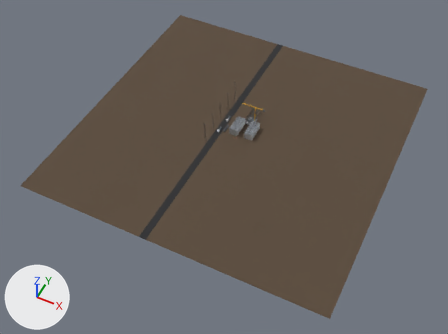
The Blender file nvidia-blender/blender/v2_build.blend: old version first, new version second.
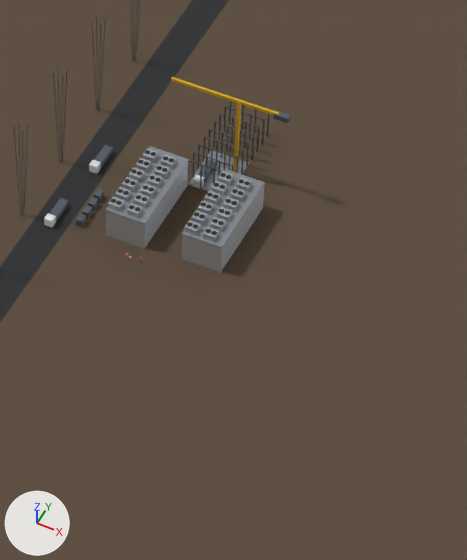
The first picture shows the older version from a camera (50 mm lens) standing at (24138.0, -52641.0, 58165.0) and looking at (-657.0, -3052.0, -3822.0). The close-ups show the older and then the newer version on the part from 47% to 67% of the width and 26% to 59% of the height of that picture. Only the edits that show in the close-ups are written down. Arrows for +X, +Y and +Z are at lower left; the lights stay in place.

Names of what the first close-up shows: 'CraneJib', 'Ground', 'Hall0', 'Hall1', 'HallRoof0', 'HallRoof1', 'Road' and 60 more.
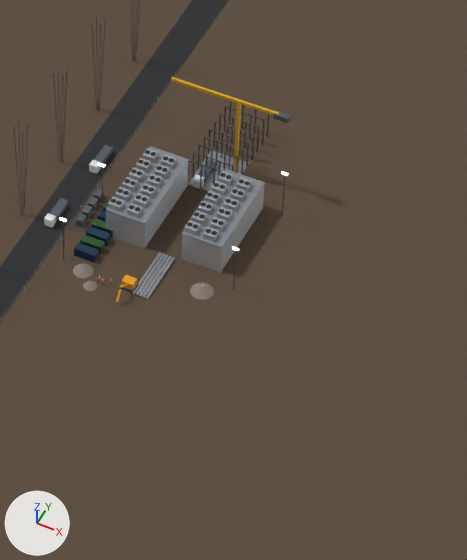
What differs and where, as boxes [x1, y1, x2, y2] in the close-ups (467 x 560 px):
'Gen0', added: after [74, 243, 99, 263]
'Cone.002', added: after [190, 283, 214, 300]
'Gen1', added: after [80, 234, 105, 255]
'Gen2', added: after [86, 226, 111, 246]
'Cone', added: after [73, 263, 93, 278]
'Gen3', added: after [91, 218, 113, 238]
'Cylinder.052', added: after [145, 257, 175, 300]
'Cylinder.049', added: after [135, 253, 165, 296]
'ExcBody', added: after [121, 275, 137, 290]
'Cylinder.050', added: after [138, 255, 168, 297]
'Cylinder.051', added: after [142, 256, 172, 299]
'Cylinder.048', added: after [131, 252, 162, 295]
'Cone.001', added: after [83, 281, 97, 291]
'Gen4', added: after [97, 210, 106, 221]
'ExcTrack', added: after [119, 283, 139, 293]
'ExcStick', added: after [116, 289, 122, 302]
'ExcArm', added: after [120, 283, 128, 288]
'MastHead2', added: after [232, 247, 239, 251]
'MastHead3', added: after [281, 171, 288, 176]
'MastHead0', added: after [60, 218, 66, 222]
'MastHead1', added: after [99, 163, 105, 167]

Edits to the bpy script that builds the scene:
```text
Add mat_gravel:
    mat_gravel = bpy.data.materials.new('Gravel')
    # nodes: BsdfPrincipled, Bump, Mapping, Math, OutputMaterial, TexCoord, TexNoise
    # colours: grey #8b8178
Change ob_sphere:
    ob_sphere.location: (-300.0, -999.0, 178.0) -> (-1429.0, 19496.0, -1800.0)
Change ob_sphere_001:
    ob_sphere_001.location: (-180.0, -1059.0, 178.0) -> (-1667.0, 19051.0, -1800.0)
Change ob_sphere_002:
    ob_sphere_002.location: (60.0, -949.0, 178.0) -> (-9726.0, 18077.0, -1800.0)
Change ob_worker0_shirt:
    ob_worker0_shirt.location: (-300.0, -1000.0, 0.0) -> (-560.0, -2050.0, 0.0)
Change ob_worker0_trousers:
    ob_worker0_trousers.location: (-300.0, -1000.0, 0.0) -> (-560.0, -2050.0, 0.0)
Change ob_worker0_shoe_l:
    ob_worker0_shoe_l.location: (-281.0, -1009.0, 4.0) -> (-541.0, -2059.0, 4.0)
Change ob_worker0_shoe_r:
    ob_worker0_shoe_r.location: (-319.0, -1009.0, 4.0) -> (-579.0, -2059.0, 4.0)
Change ob_worker1_body:
    ob_worker1_body.location: (-180.0, -1060.0, 0.0) -> (-440.0, -2110.0, 0.0)
Change ob_worker1_shirt:
    ob_worker1_shirt.location: (-180.0, -1060.0, 0.0) -> (-440.0, -2110.0, 0.0)
Change ob_worker1_trousers:
    ob_worker1_trousers.location: (-180.0, -1060.0, 0.0) -> (-440.0, -2110.0, 0.0)
Change ob_worker2_body:
    ob_worker2_body.location: (60.0, -950.0, 0.0) -> (-250.0, -2000.0, 0.0)
Change ob_worker2_shirt:
    ob_worker2_shirt.location: (60.0, -950.0, 0.0) -> (-250.0, -2000.0, 0.0)
Add ob_excstick:
    ob_excstick = bpy.data.objects.new('ExcStick', me_excstick)  # a box spanning x -25.0..25.0, y -160.0..160.0, z -22.0..22.0; in mat_excavator (orange #e8a21c)
    ob_excstick.location = (200.0, -2500.0, 260.0)
    ob_excstick.rotation_euler = (0.873, 0.0, 0.0)  # degrees (50, 0, 0)
Add ob_excarm:
    ob_excarm = bpy.data.objects.new('ExcArm', me_excarm)  # a box spanning x -30.0..30.0, y -260.0..260.0, z -25.0..25.0; in mat_excavator (orange #e8a21c)
    ob_excarm.location = (200.0, -2180.0, 330.0)
    ob_excarm.rotation_euler = (-0.611, 0.0, 0.0)  # degrees (-35, 0, 0)
Add ob_exctrack:
    ob_exctrack = bpy.data.objects.new('ExcTrack', me_exctrack)  # a box spanning x -210.0..210.0, y -150.0..150.0, z -45.0..45.0; in mat_transformer (grey #5f6670); modifiers BEVEL, WEIGHTED_NORMAL
    ob_exctrack.location = (200.0, -1900.0, 45.0)
Add ob_excbody:
    ob_excbody = bpy.data.objects.new('ExcBody', me_excbody)  # a box spanning x -165.0..165.0, y -130.0..130.0, z -100.0..100.0; in mat_excavator (orange #e8a21c); modifiers BEVEL, WEIGHTED_NORMAL
    ob_excbody.location = (200.0, -1900.0, 180.0)
Add ob_masthead3:
    ob_masthead3 = bpy.data.objects.new('MastHead3', me_masthead3)  # a box spanning x -80.0..80.0, y -30.0..30.0, z -20.0..20.0; in mat_lamphead (black #000000, glowing beige #ffe2b0)
    ob_masthead3.location = (2600.0, 2170.0, 1500.0)
Add ob_masthead2:
    ob_masthead2 = bpy.data.objects.new('MastHead2', me_masthead3.copy())
    ob_masthead2.location = (2600.0, -830.0, 1500.0)
Add ob_masthead1:
    ob_masthead1 = bpy.data.objects.new('MastHead1', me_masthead3.copy())
    ob_masthead1.location = (-1700.0, 370.0, 1500.0)
Add ob_masthead0:
    ob_masthead0 = bpy.data.objects.new('MastHead0', me_masthead3.copy())
    ob_masthead0.location = (-1700.0, -1830.0, 1500.0)
Add ob_cylinder_052:
    ob_cylinder_052 = bpy.data.objects.new('Cylinder.052', me_cylinder_052)  # a 24-sided cylinder along z spanning x -40.0..40.0, y -40.0..40.0, z -800.0..800.0; in mat_pipe (light grey #c9cdd2)
    ob_cylinder_052.location = (780.0, -1300.0, 40.0)
    ob_cylinder_052.rotation_euler = (1.571, 0.0, 0.0)  # degrees (90, 0, 0)
Add ob_cylinder_051:
    ob_cylinder_051 = bpy.data.objects.new('Cylinder.051', me_cylinder_052.copy())
    ob_cylinder_051.location = (685.0, -1300.0, 40.0)
    ob_cylinder_051.rotation_euler = (1.571, 0.0, 0.0)  # degrees (90, 0, 0)
Add ob_cylinder_050:
    ob_cylinder_050 = bpy.data.objects.new('Cylinder.050', me_cylinder_052.copy())
    ob_cylinder_050.location = (590.0, -1300.0, 40.0)
    ob_cylinder_050.rotation_euler = (1.571, 0.0, 0.0)  # degrees (90, 0, 0)
Add ob_cylinder_049:
    ob_cylinder_049 = bpy.data.objects.new('Cylinder.049', me_cylinder_052.copy())
    ob_cylinder_049.location = (495.0, -1300.0, 40.0)
    ob_cylinder_049.rotation_euler = (1.571, 0.0, 0.0)  # degrees (90, 0, 0)
Add ob_cylinder_048:
    ob_cylinder_048 = bpy.data.objects.new('Cylinder.048', me_cylinder_052.copy())
    ob_cylinder_048.location = (400.0, -1300.0, 40.0)
    ob_cylinder_048.rotation_euler = (1.571, 0.0, 0.0)  # degrees (90, 0, 0)
Add ob_gen4:
    ob_gen4 = bpy.data.objects.new('Gen4', me_gen4)  # a box spanning x -300.0..300.0, y -120.0..120.0, z -130.0..130.0; in mat_container2 (dark blue #1f3e5a); modifiers BEVEL, WEIGHTED_NORMAL
    ob_gen4.location = (-1250.0, -80.0, 130.0)
Add ob_gen3:
    ob_gen3 = bpy.data.objects.new('Gen3', me_gen3)  # a box spanning x -300.0..300.0, y -120.0..120.0, z -130.0..130.0; in mat_container (dark green #2f5d3a); modifiers BEVEL, WEIGHTED_NORMAL
    ob_gen3.location = (-1250.0, -410.0, 130.0)
Add ob_gen2:
    ob_gen2 = bpy.data.objects.new('Gen2', me_gen4.copy())  # modifiers BEVEL, WEIGHTED_NORMAL
    ob_gen2.location = (-1250.0, -740.0, 130.0)
Add ob_gen1:
    ob_gen1 = bpy.data.objects.new('Gen1', me_gen1)  # a box spanning x -300.0..300.0, y -120.0..120.0, z -130.0..130.0; in mat_container (dark green #2f5d3a); modifiers BEVEL, WEIGHTED_NORMAL
    ob_gen1.location = (-1250.0, -1070.0, 130.0)
Add ob_gen0:
    ob_gen0 = bpy.data.objects.new('Gen0', me_gen4.copy())  # modifiers BEVEL, WEIGHTED_NORMAL
    ob_gen0.location = (-1250.0, -1400.0, 130.0)
Add ob_cone_002:
    ob_cone_002 = bpy.data.objects.new('Cone.002', me_cone_002)  # a 48-sided cone pointing to +z spanning x -300.0..300.0, y -300.0..300.0, z -105.0..105.0
    ob_cone_002.location = (1900.0, -1200.0, 105.0)
Add ob_cone_001:
    ob_cone_001 = bpy.data.objects.new('Cone.001', me_cone_001)  # a 48-sided cone pointing to +z spanning x -180.0..180.0, y -180.0..180.0, z -63.0..63.0
    ob_cone_001.location = (-700.0, -2300.0, 63.0)
Add ob_cone:
    ob_cone = bpy.data.objects.new('Cone', me_cone)  # a 48-sided cone pointing to +z spanning x -260.0..260.0, y -260.0..260.0, z -91.0..91.0
    ob_cone.location = (-1100.0, -1900.0, 91.0)
```
